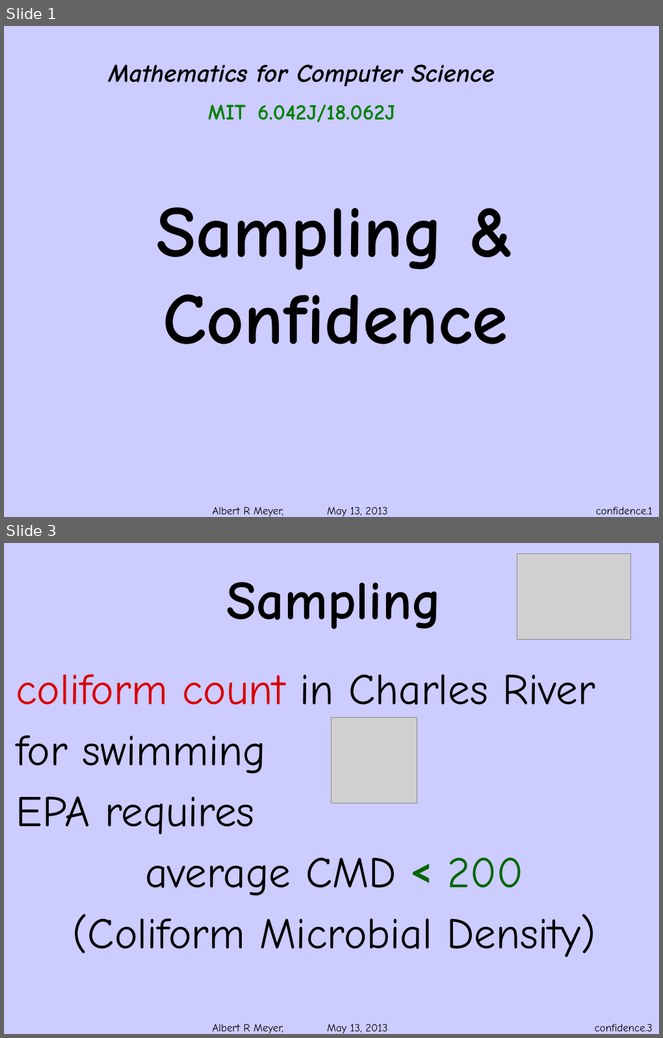
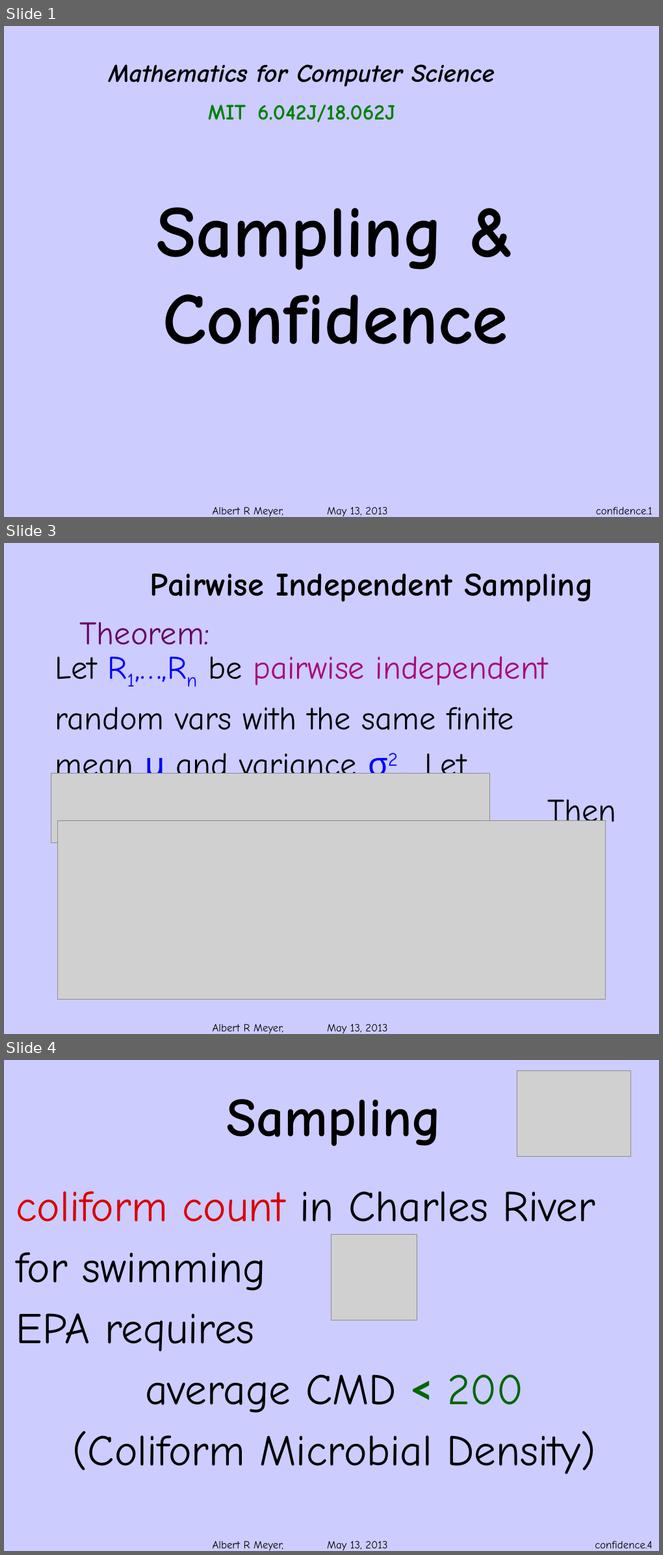
Before and after one commit to armeyer/mcs_web, a slide deck: spring13/slides13/confidence.pptx. Shown one above the other, each under a label of ours: slides 1 and 3 before the commit, slides 1, 3 and 4 after it; the slides between them are not shown. The pictures are 663x1038 and 663x1555 pixels, drawn with LibreOffice and Linux fonts; fonts in the diff are those of the drawing; grey boxes stand for pictures; background and template pictures are left out. Boxes give left, top, right and bottom in pixels: in the first picture for what was removed or moved away, otherwise in the second. Text is boxed around its words. In the diff, an @@ line names an element or a change of style, - is before the commit and + after.

Commit message:
law of large & sampling slides

```diff
--- a/spring13/slides13/confidence.pptx
+++ b/spring13/slides13/confidence.pptx
@@ slide 3 added at [4, 543, 659, 1034], background #CCCCFF; not listed: 1 template element that a slide beside it also shows @@
@@ title added at [150, 574, 594, 601], 36 pt, text #000000, bold @@
+Pairwise Independent Sampling
@@ text added at [80, 622, 210, 645], 36 pt, text #660066 @@
+Theorem:
@@ text added at [55, 656, 616, 832], 36 pt, text #000000 @@
+Let R1,…,Rn be pairwise independent
+random vars with the same finite
+mean μ and variance σ2. Let
+Then
@@ picture added at [51, 773, 490, 843] @@
@@ picture added at [58, 821, 605, 1000] @@
@@ what was slide 3 is now slide 4 @@
@@ page number at [595, 1541, 653, 1549]: text changed @@
-confidence.3
+confidence.4
```
Also in this commit, not shown: 5 slides changed, 1 other slide added, 4 other files.
